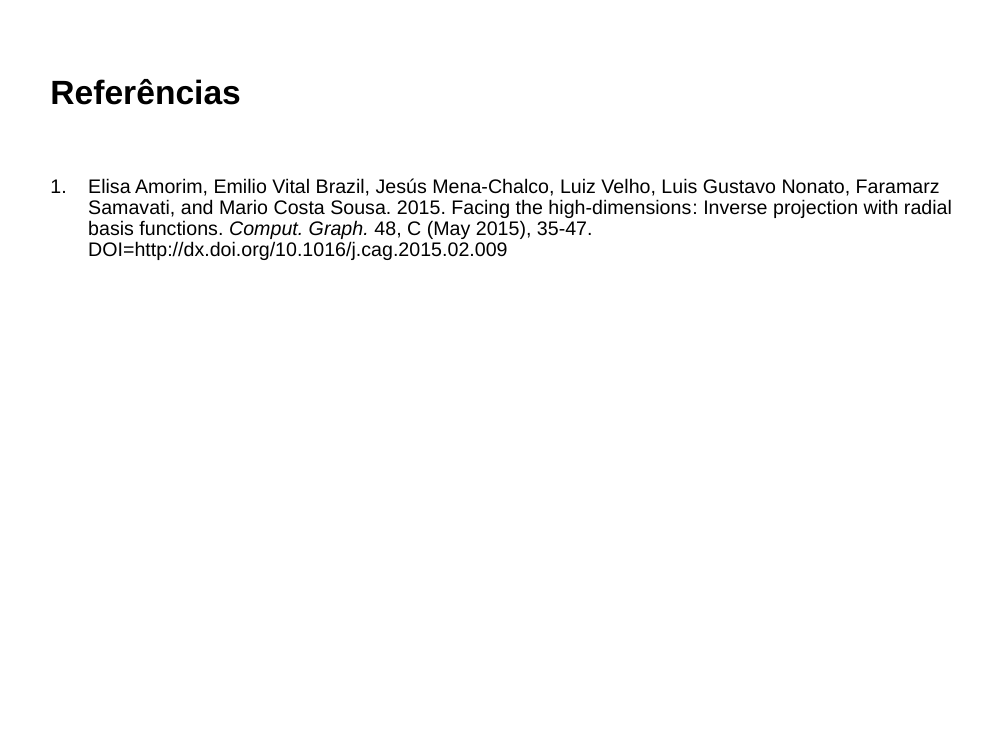
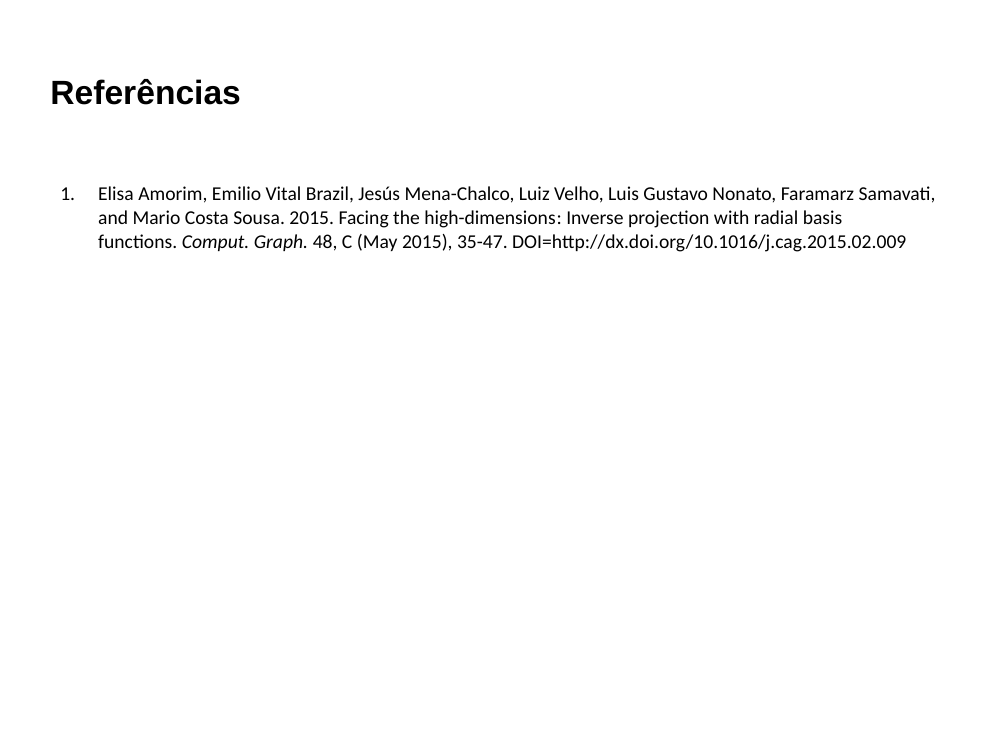
Before and after one commit to lquatrin/inf2031, a slide deck: slide 37 of pres.pptx [Repaired].pptx. Drawn at 1008x756 pixels with LibreOffice and Linux fonts; fonts in the diff are those of the drawing. Boxes give left, top, right and bottom in pixels: in the first picture for what was removed or moved away, otherwise in the second. Text is boxed around its words. In the diff, an @@ line names an element or a change of style, - is before the commit and + after.

```diff
--- a/pres.pptx [Repaired].pptx
+++ b/pres.pptx [Repaired].pptx
@@ text "Elisa Amorim, Emilio Vital Brazil, ..." at (98,186,936,252): font Arial to Calibri; line spacing 0.9 to 1; less space between paragraphs @@
```
Also in this commit, not shown: 6 other slides changed.
